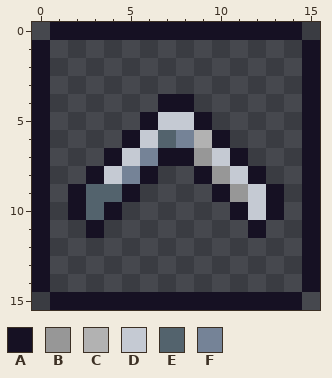
Two versions of one pixel-art sprite, raw/spritesheets/core/texture expand.png. The first picture shows the starting point.
The file is 32x32 pixels, drawn in blocks of 2x2; one block is one cell here.
Palette (. is transparent): A #161123  B #979797  C #b2b2b2  D #c5cad3  E #53636d  F #758397
Pixels before, first column x 0:
 0 .AAAAAAAAAAAAAA.
 1 A..............A
 2 A..............A
 3 A..............A
 4 A......AA......A
 5 A.....ADDA.....A
 6 A....ADEFCA....A
 7 A...ADFAABDA...A
 8 A..ADFA..ABDA..A
 9 A.AEEA....ABDA.A
10 A.AEA......ADA.A
11 A..A........A..A
12 A..............A
13 A..............A
14 A..............A
15 .AAAAAAAAAAAAAA.
The same view after the edit:
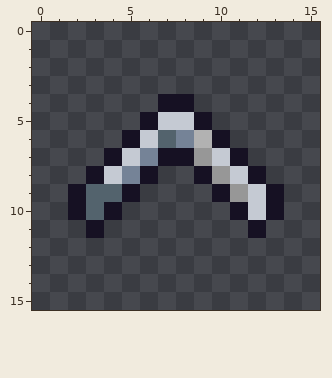
The exact change:
The author cleared colour A in row 0 at x 1 to 14; in rows 1 to 14 at x 0 and 15; in row 15 at x 1 to 14.
Changed places in both pictures, as pixel boxes (x1, y1, x2, y2):
erased: (32, 22, 320, 310)
